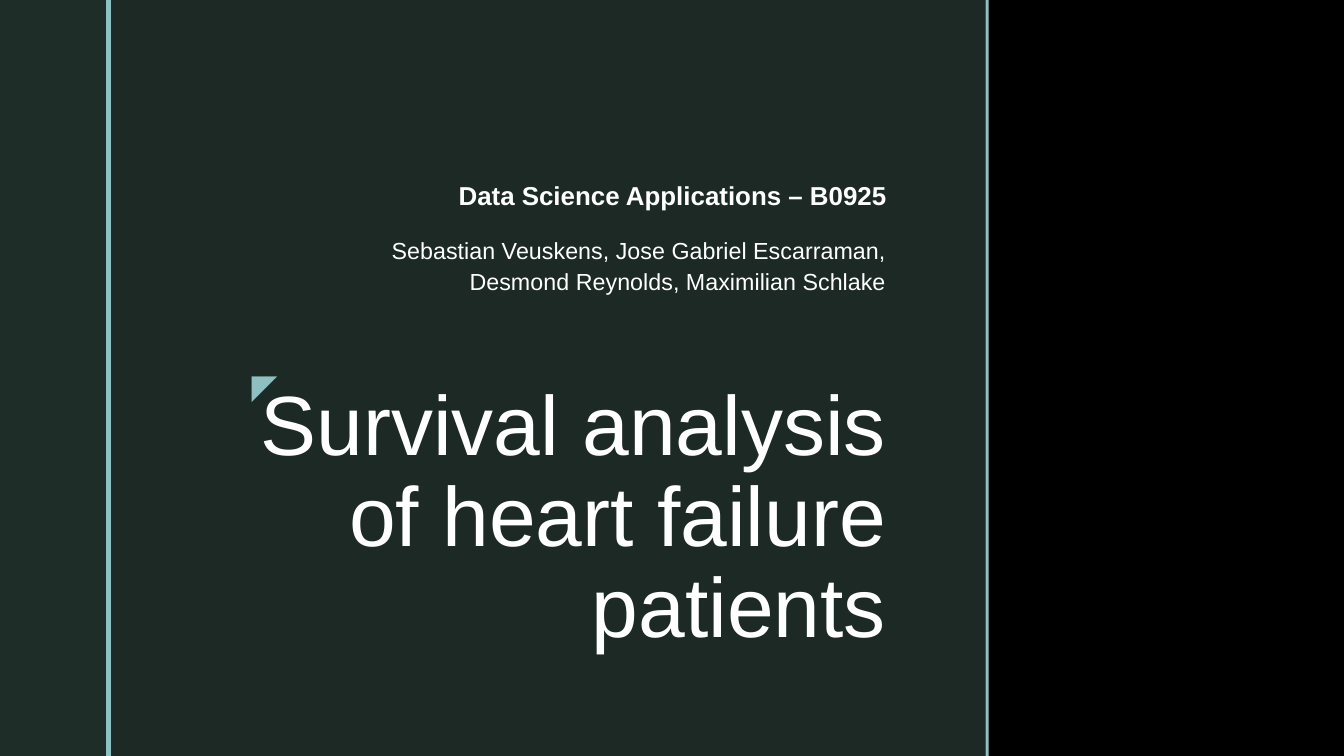
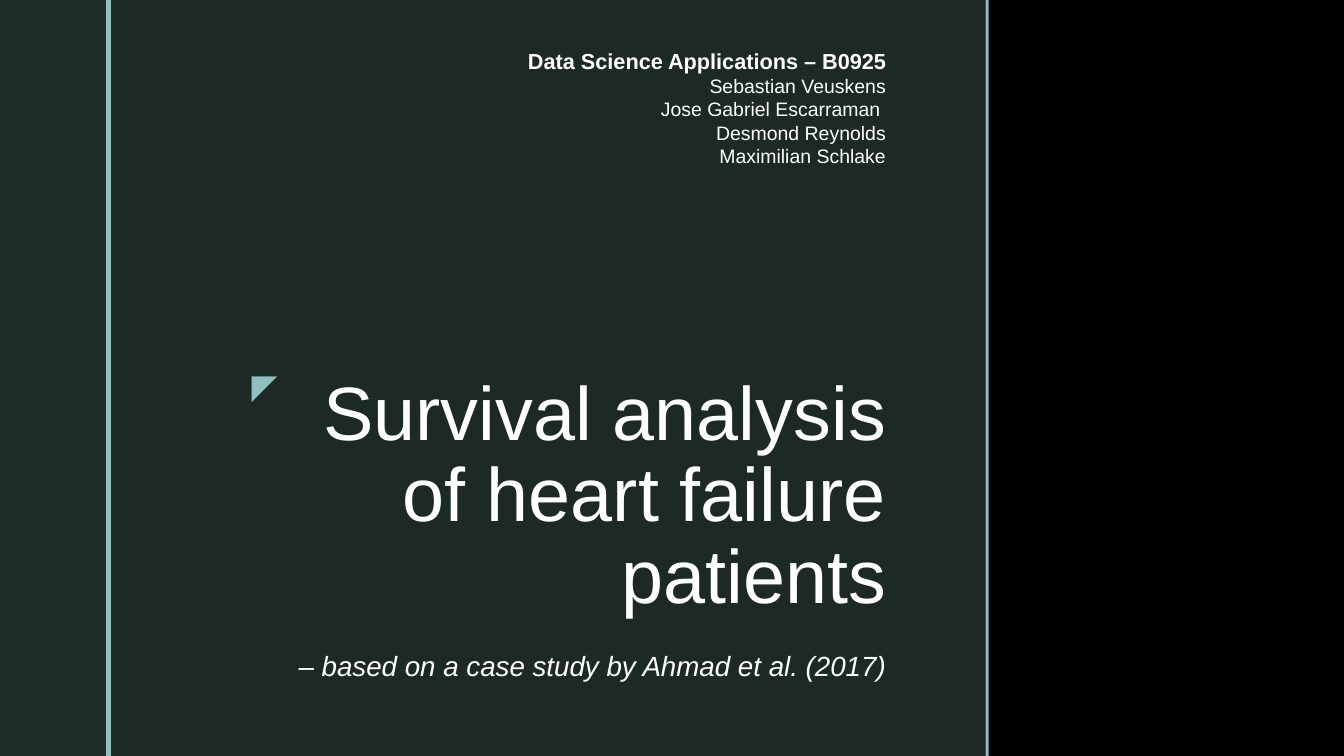
Before and after one commit to SebastianVeuskens/DSA-Project, a slide deck: slide 1 of presentation.pptx. Drawn at 1344x756 pixels with LibreOffice and Linux fonts; fonts in the diff are those of the drawing; background and template pictures are left out. Boxes give left, top, right and bottom in pixels: in the first picture for what was removed or moved away, otherwise in the second. Text is boxed around its words. In the diff, an @@ line names an element or a change of style, - is before the commit and + after.

```diff
--- a/presentation.pptx
+++ b/presentation.pptx
@@ subtitle "Data Science Applications – B0925": place and size @@
-subtitle "Data Science Applications – B0925" at (392,186,886,295)
+subtitle "Data Science Applications – B0925" at (528,53,886,163)
@@ subtitle at (528,53,886,74): size 18.5 to 15.5 pt in "Data Science Applications – B0925"; line spacing 1.1 to 1; less space between paragraphs @@
@@ subtitle at (661,79,886,163): text changed; size 16.6 to 13.9 pt @@
-Sebastian Veuskens, Jose Gabriel Escarraman, Desmond Reynolds, Maximilian Schlake
+Sebastian Veuskens
+Jose Gabriel Escarraman
+Desmond Reynolds
+Maximilian Schlake
@@ title at (322,385,886,681): text changed; size 60 to 54 pt @@
-Survival analysis of heart failure patients
+Survival analysis of heart failure patients
+– based on a case study by Ahmad et al. (2017)
```
Also in this commit, not shown: 2 other slides changed, 3 slides added, 17 other files.
